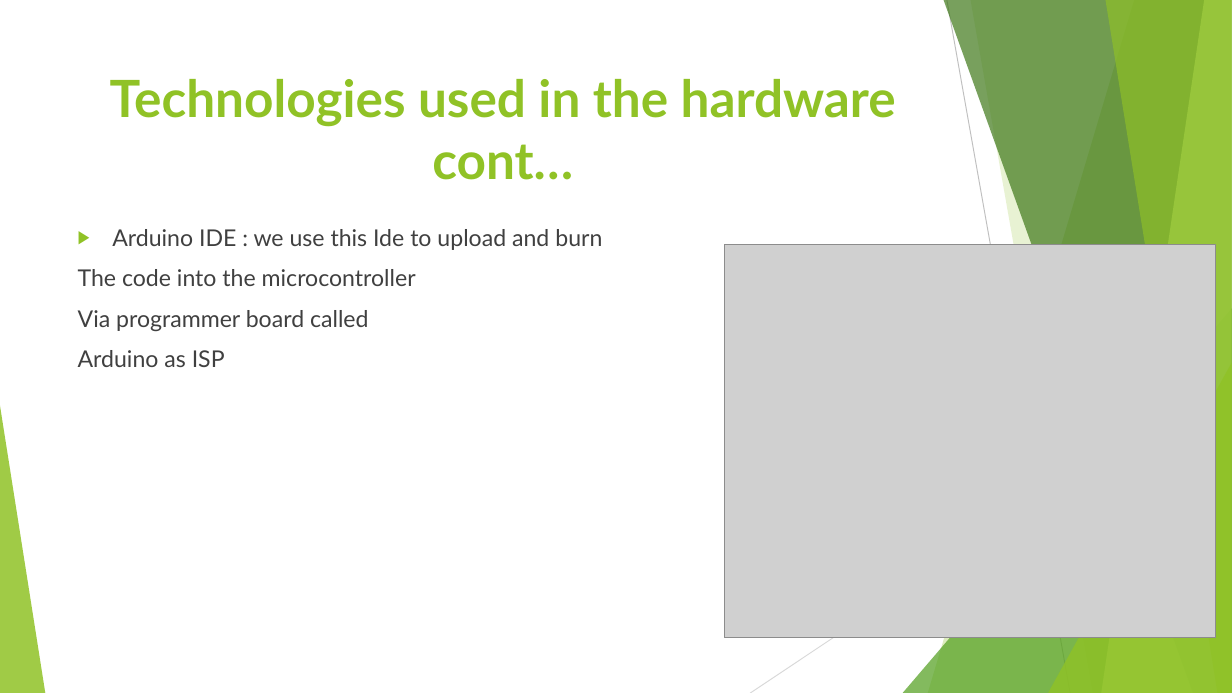
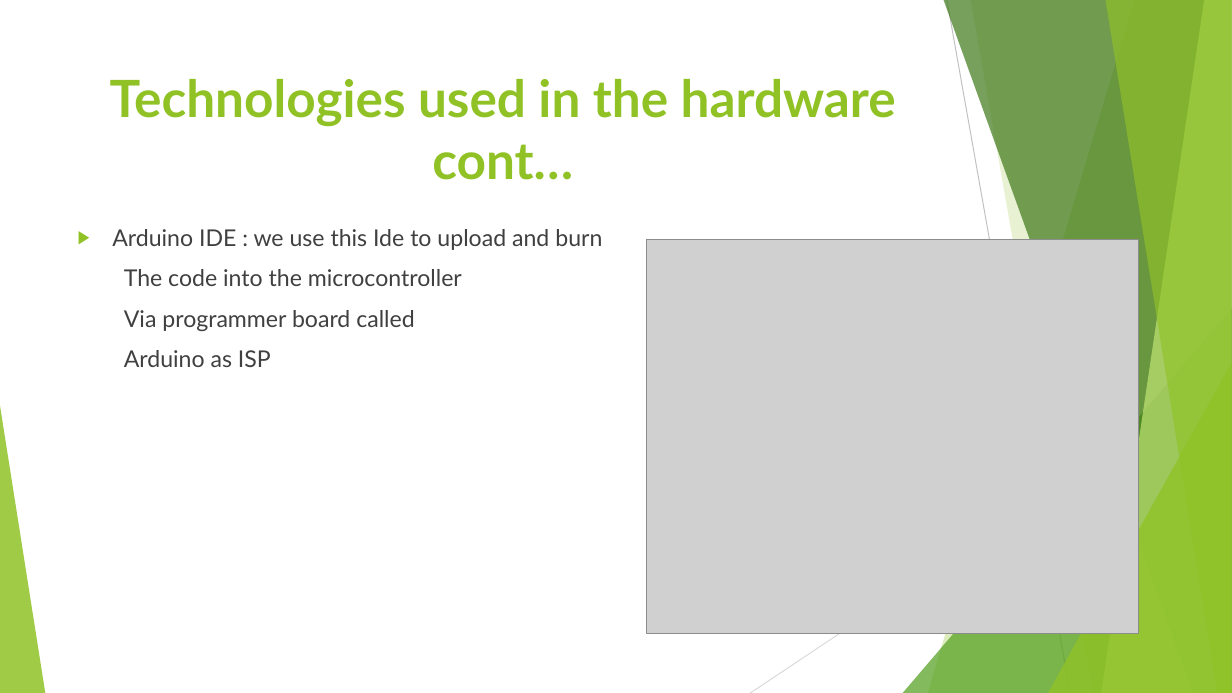
Before and after one commit to EngSherifMostafa/Graduation-project-2020-2021, a slide deck: slide 18 of Theoretical/Smart Battery Monitor.pptx. Drawn at 1232x693 pixels with LibreOffice and Linux fonts; fonts in the diff are those of the drawing; grey boxes stand for pictures. Boxes give left, top, right and bottom in pixels: in the first picture for what was removed or moved away, otherwise in the second. Text is boxed around its words. In the diff, an @@ line names an element or a change of style, - is before the commit and + after.

```diff
--- a/Theoretical/Smart Battery Monitor.pptx
+++ b/Theoretical/Smart Battery Monitor.pptx
@@ text "Arduino IDE : we use ..." rewrapped from (78,229,602,367) to (112,229,602,367) @@
@@ picture: place and size @@
-picture at (725,244,1216,638)
+picture at (647,240,1139,634)
```
Also in this commit, not shown: 14 other slides changed.
